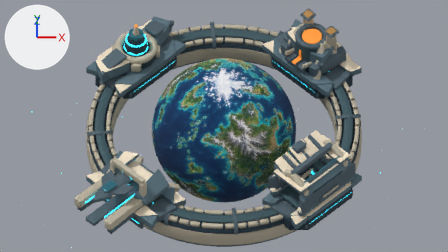
What one commit did to the Blender file space-battleship/art_sources/planet_whole_concept_20261101/concept.blend.
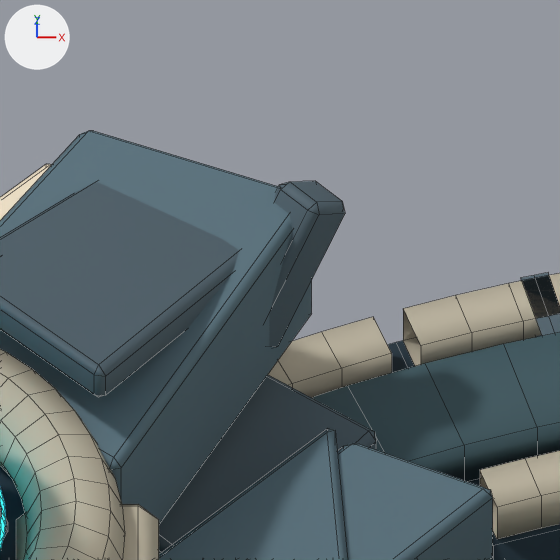
The first picture shows the older version from the file's camera 'Concept orthographic camera'. The close-ups show the older and then the newer version on the part from 33% to 43% of the width and 3% to 20% of the height of that picture. Only the edits that show in the close-ups are written down. Arrows for +X, +Y and +Z are at upper left; the lights stay in place. The close-ups show mesh edges as thin lines.

In view in the first close-up: 'Common flared primary load bank.001', 'Continuous central pressure keel', 'Four flared armored spine transitions.001', 'Habitat upper pressure collar', 'Habitation wing pitched roof', 'Outer wing pressure strut', 'Raised central pressure conduit', 'Segmented inner load armor.010', 'Segmented outer load armor.010', 'Segmented outer load armor.011', 'Swept outboard habitation wing', 'Visible heavy socket-to-ring shear key' and 6 more.
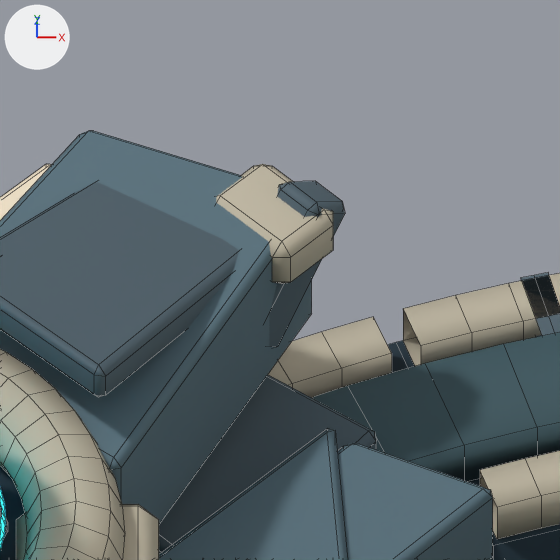
Where the change shows, as pixel boxes (x1, y1, x2, y2) in the close-ups (560 x 560 px):
'Outboard wing armor end cap', added: after (216, 164, 333, 284)

Diff of the bpy script that builds the scene:
```diff
--- a/space-battleship/art_sources/planet_whole_concept_20261101/concept.blend.py
+++ b/space-battleship/art_sources/planet_whole_concept_20261101/concept.blend.py
@@ me_cube_012_1 @@
+me_cube_012_1.from_pydata(...)  # 24 vertices, 26 faces; spans x -0.115..0.115, y -0.15..0.15, z -0.085..0.085
+me_cube_012_1.materials.append(mat_warm_faceted_ivory_armor)  # light grey #bfb6a2
@@ ob_outboard_wing_armor_end_cap @@
+ob_outboard_wing_armor_end_cap = bpy.data.objects.new('Outboard wing armor end cap', me_cube_012_1)
+ob_outboard_wing_armor_end_cap.parent = ob_01___annular_command_and_habitation_bearing
+ob_outboard_wing_armor_end_cap.location = (-1.6, 0.015, 0.84)
```
